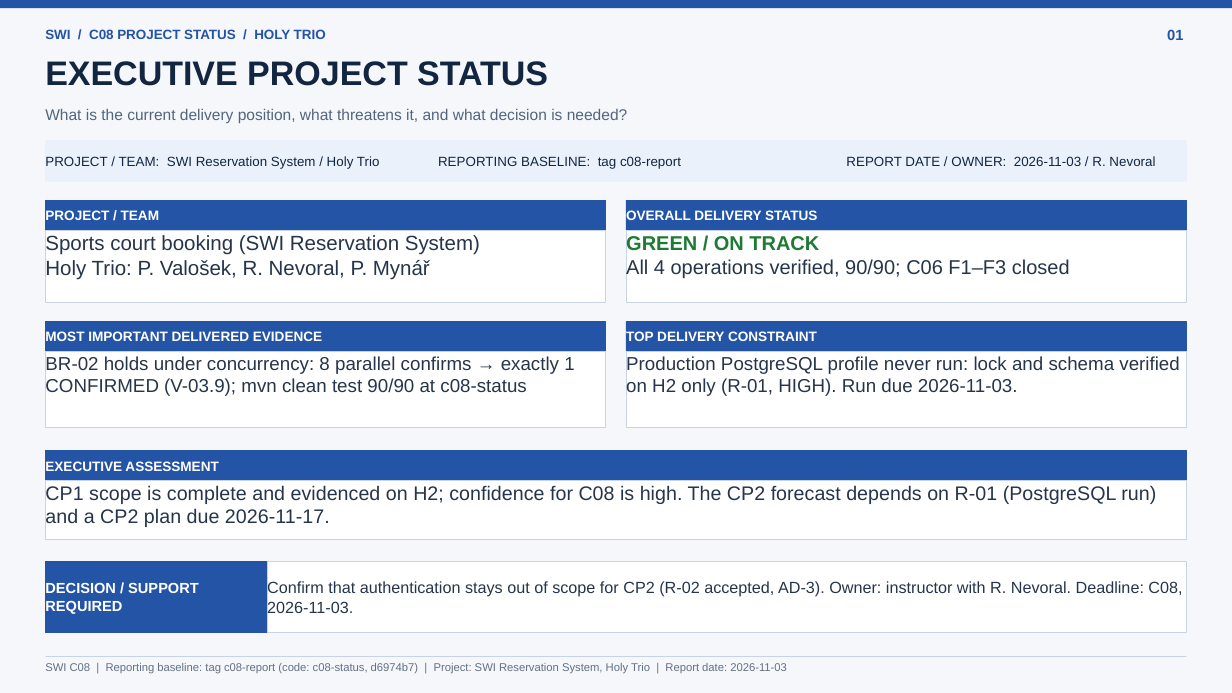
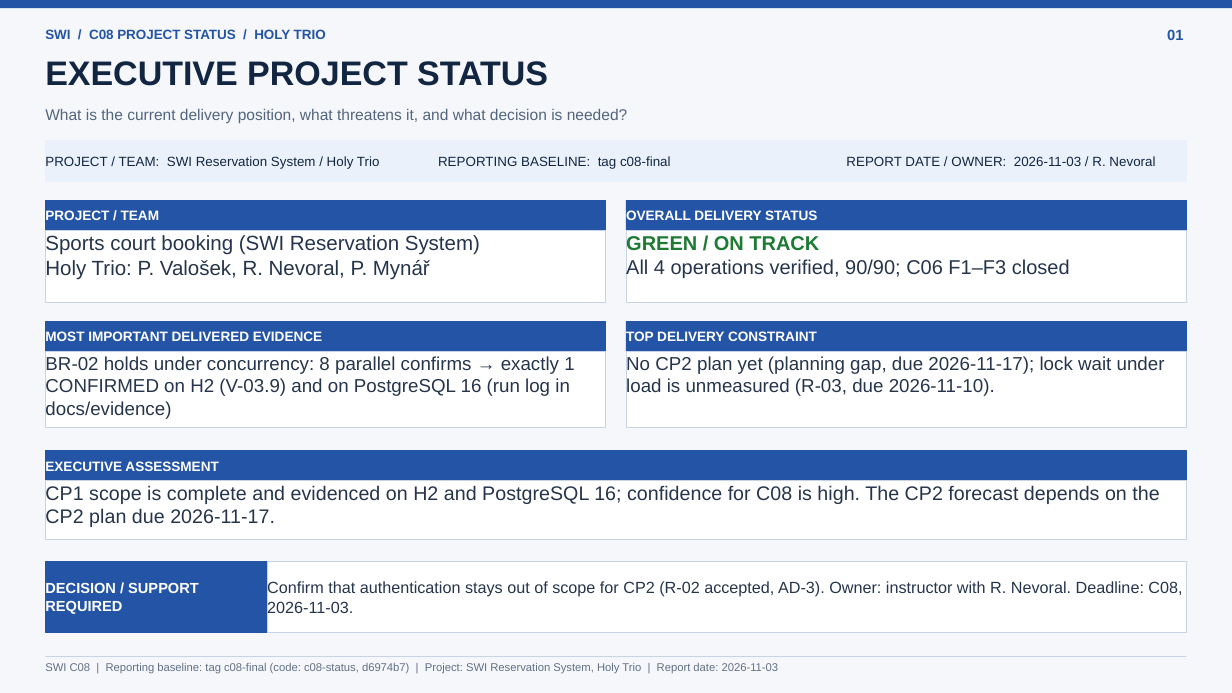
Before and after one commit to tewyss/Reservation-System-SWI, a slide deck: slide 1 of docs/c08-project-status.pptx. Drawn at 1232x693 pixels with LibreOffice and Linux fonts; fonts in the diff are those of the drawing. Boxes give left, top, right and bottom in pixels: in the first picture for what was removed or moved away, otherwise in the second. Text is boxed around its words. In the diff, an @@ line names an element or a change of style, - is before the commit and + after.

Commit message:
C08: R-01 treatment - PostgreSQL verification run

```diff
--- a/docs/c08-project-status.pptx
+++ b/docs/c08-project-status.pptx
@@ text in rectangle at [438, 156, 671, 169]: text changed @@
-REPORTING BASELINE: tag c08-report
+REPORTING BASELINE: tag c08-final
@@ text in rectangle at [45, 355, 574, 419]: text changed @@
-BR-02 holds under concurrency: 8 parallel confirms → exactly 1 CONFIRMED (V-03.9); mvn clean test 90/90 at c08-status
+BR-02 holds under concurrency: 8 parallel confirms → exactly 1 CONFIRMED on H2 (V-03.9) and on PostgreSQL 16 (run log in docs/evidence)
@@ text in rectangle at [626, 355, 1165, 397]: text changed @@
-Production PostgreSQL profile never run: lock and schema verified on H2 only (R-01, HIGH). Run due 2026-11-03.
+No CP2 plan yet (planning gap, due 2026-11-17); lock wait under load is unmeasured (R-03, due 2026-11-10).
@@ text in rectangle at [45, 485, 1159, 528]: text changed @@
-CP1 scope is complete and evidenced on H2; confidence for C08 is high. The CP2 forecast depends on R-01 (PostgreSQL run) and a CP2 plan due 2026-11-17.
+CP1 scope is complete and evidenced on H2 and PostgreSQL 16; confidence for C08 is high. The CP2 forecast depends on the CP2 plan due 2026-11-17.
@@ text at [45, 663, 779, 674]: text changed @@
-SWI C08 | Reporting baseline: tag c08-report (code: c08-status, d6974b7) | Project: SWI Reservation System, Holy Trio | Report date: 2026-11-03
+SWI C08 | Reporting baseline: tag c08-final (code: c08-status, d6974b7) | Project: SWI Reservation System, Holy Trio | Report date: 2026-11-03
```
Also in this commit, not shown: 5 other slides changed, 3 other files.
